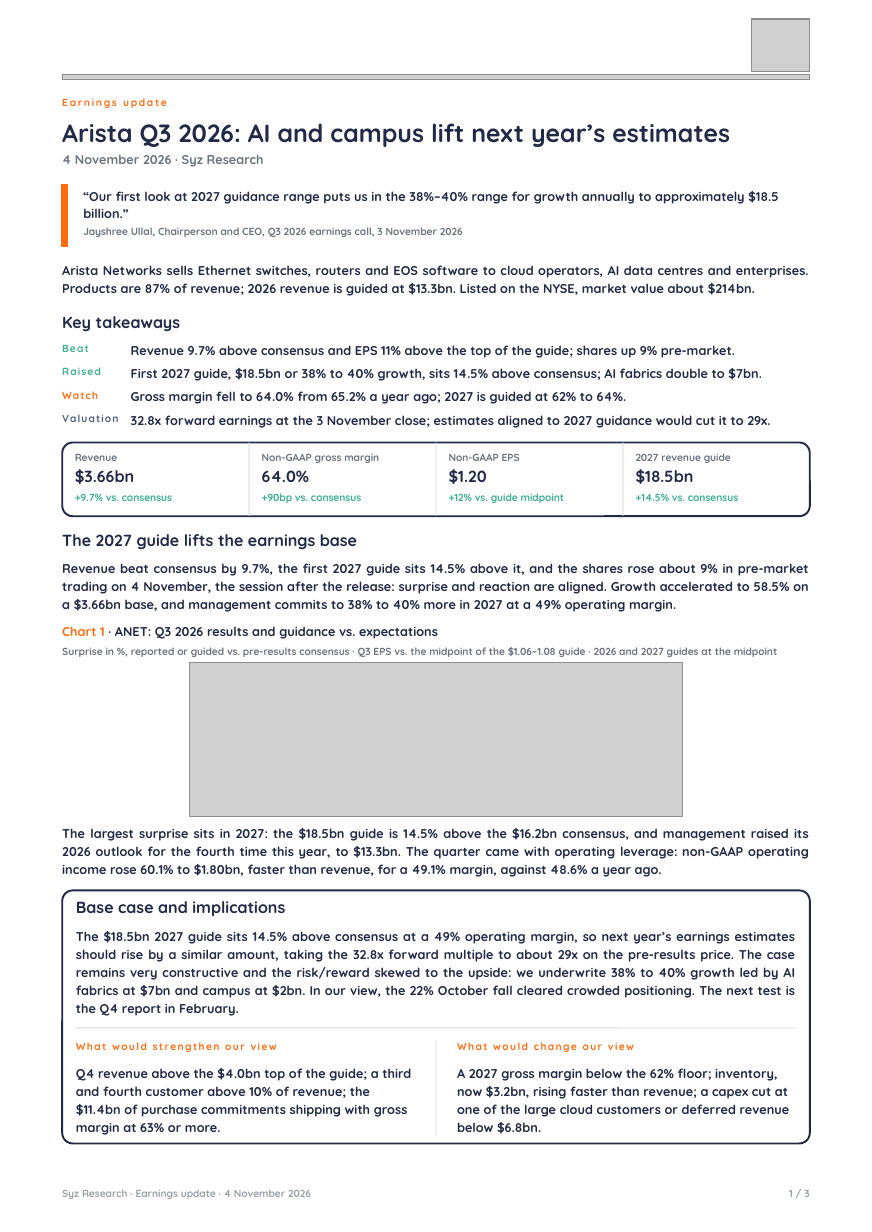
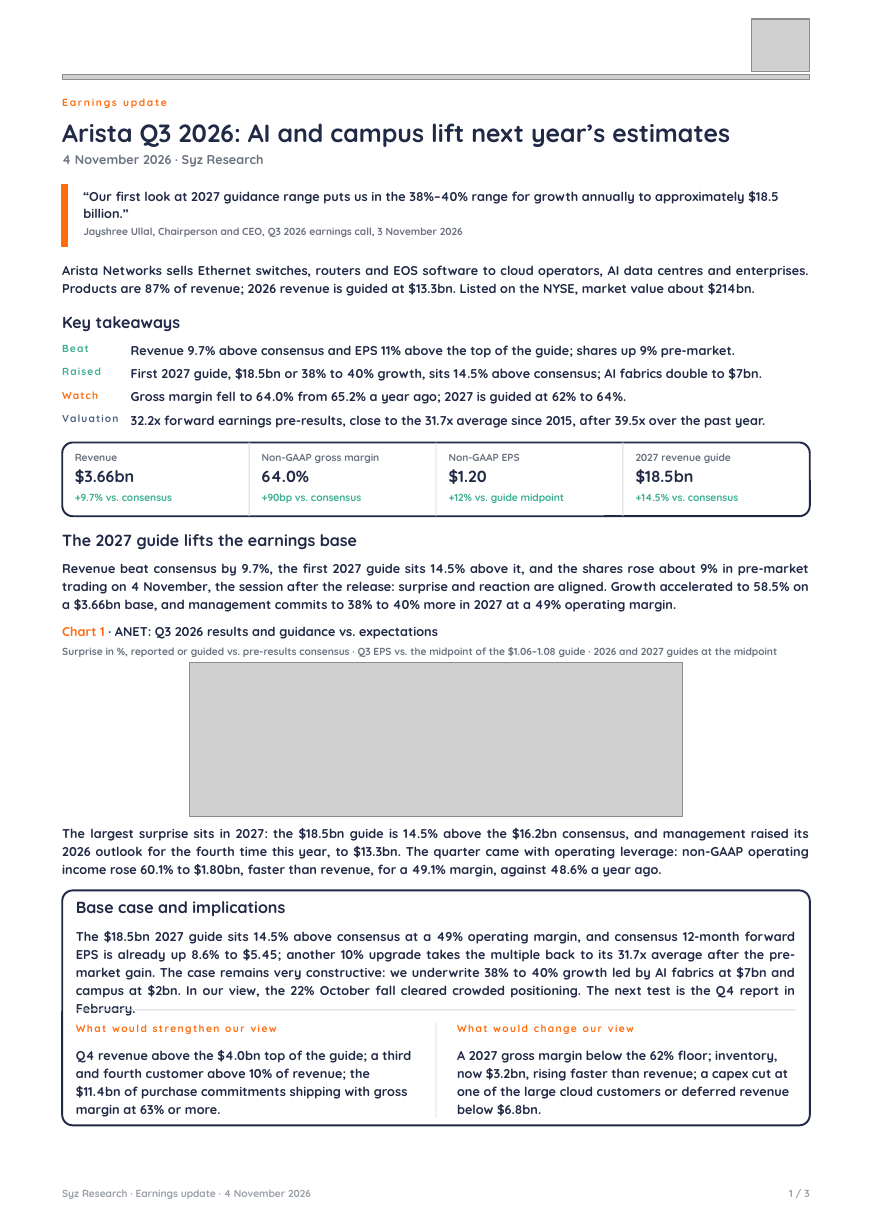
Before and after one commit to jb-db05/syz-earnings, a slide deck: slide 1 of deliveries/ANET_Q32026/Earnings_Update_ANET_Q32026.pptx. Drawn at 872x1232 pixels with LibreOffice and Linux fonts; fonts in the diff are those of the drawing; grey boxes stand for pictures. Boxes give left, top, right and bottom in pixels: in the first picture for what was removed or moved away, otherwise in the second. Text is boxed around its words. In the diff, an @@ line names an element or a change of style, - is before the commit and + after.

```diff
--- a/deliveries/ANET_Q32026/Earnings_Update_ANET_Q32026.pptx
+++ b/deliveries/ANET_Q32026/Earnings_Update_ANET_Q32026.pptx
@@ text at bbox=[131, 415, 765, 428]: text changed @@
-32.8x forward earnings at the 3 November close; estimates aligned to 2027 guidance would cut it to 29x.
+32.2x forward earnings pre-results, close to the 31.7x average since 2015, after 39.5x over the past year.
@@ rounded rectangle: place and size @@
-rounded rectangle at bbox=[62, 891, 810, 1144]
+rounded rectangle at bbox=[62, 891, 810, 1126]
@@ rounded rectangle at bbox=[62, 891, 810, 1126]: proportions changed @@
@@ text at bbox=[76, 931, 796, 998]: text changed @@
-The $18.5bn 2027 guide sits 14.5% above consensus at a 49% operating margin, so next year’s earnings estimates should rise by a similar amount, taking the 32.8x forward multiple to about 29x on the pre-results price. The case remains very constructive and the risk/reward skewed to the upside: we underwrite 38% to 40% growth led by AI fabrics at $7bn and campus at $2bn. In our view, the 22% October fall cleared crowded positioning. The next test is the Q4 report in February.
+The $18.5bn 2027 guide sits 14.5% above consensus at a 49% operating margin, and consensus 12-month forward EPS is already up 8.6% to $5.45; another 10% upgrade takes the multiple back to its 31.7x average after the pre-market gain. The case remains very constructive: we underwrite 38% to 40% growth led by AI fabrics at $7bn and campus at $2bn. In our view, the 22% October fall cleared crowded positioning. The next test is the Q4 report in February.
@@ 4 texts, 2 lines: place and size @@
-4 texts, 2 lines at bbox=[76, 1028, 796, 1137]
+4 texts, 2 lines at bbox=[76, 1010, 796, 1119]
```
Also in this commit, not shown: 2 other slides changed, 8 other files.
